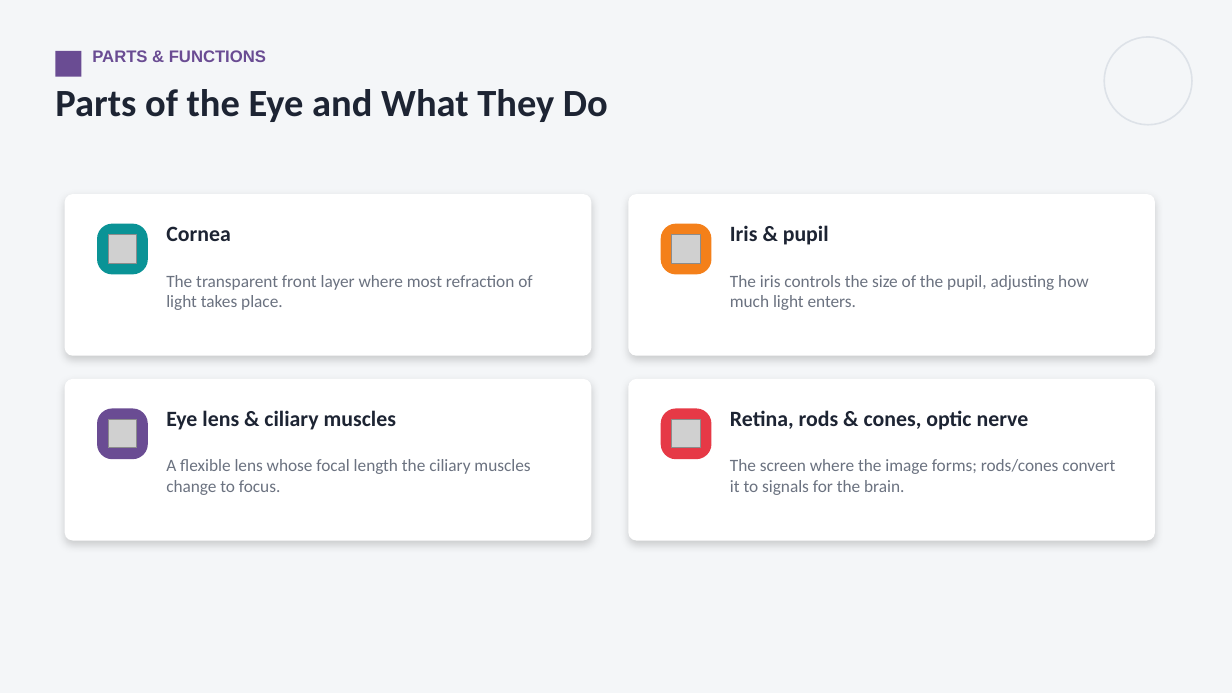
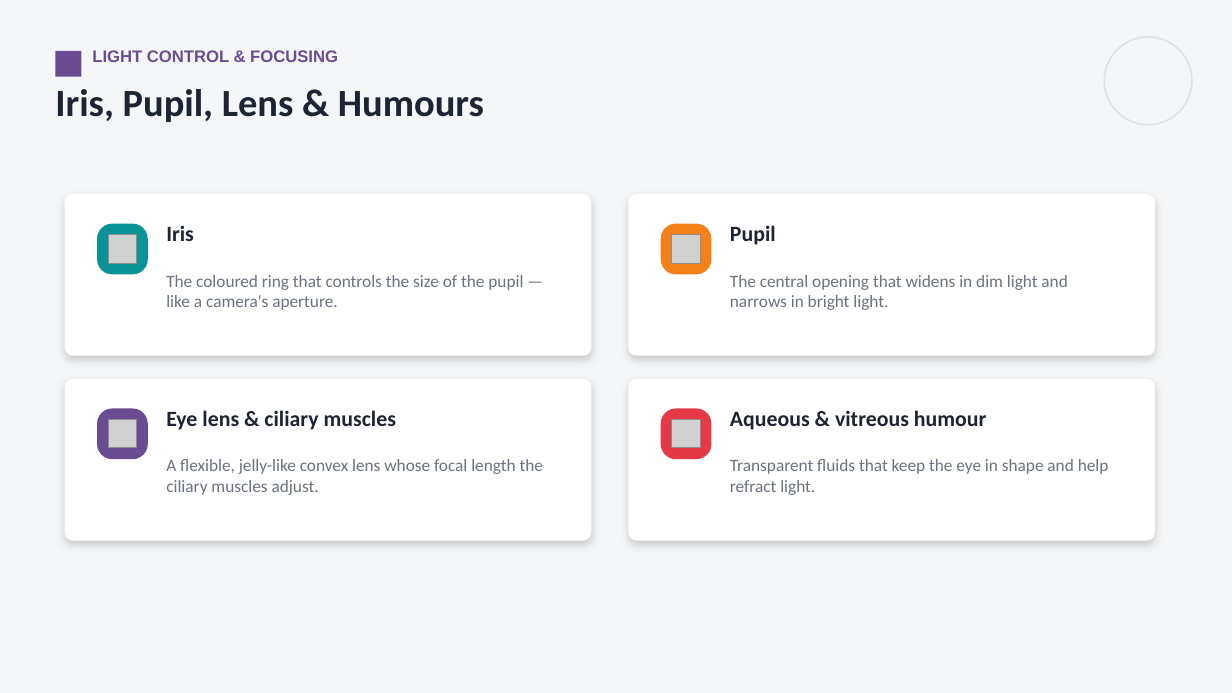
Before and after one commit to parmeshwars2911/MyFirstAR, a slide deck: slide 6 of ppt/TN_Grade10/TN10_S22_Human_Eye.pptx (slide 5 before the commit). Drawn at 1232x693 pixels with LibreOffice and Linux fonts; fonts in the diff are those of the drawing; grey boxes stand for pictures. Boxes give left, top, right and bottom in pixels: in the first picture for what was removed or moved away, otherwise in the second. Text is boxed around its words. In the diff, an @@ line names an element or a change of style, - is before the commit and + after.

```diff
--- a/ppt/TN_Grade10/TN10_S22_Human_Eye.pptx
+++ b/ppt/TN_Grade10/TN10_S22_Human_Eye.pptx
@@ text at [92,50,338,62]: text changed @@
-PARTS & FUNCTIONS
+LIGHT CONTROL & FOCUSING
@@ text at [55,89,484,122]: text changed @@
-Parts of the Eye and What They Do
+Iris, Pupil, Lens & Humours
@@ text at [166,225,194,241]: text changed @@
-Cornea
+Iris
@@ text at [730,225,776,245]: text changed @@
-Iris & pupil
+Pupil
@@ text at [166,275,523,310]: text changed @@
-The transparent front layer where most refraction of light takes place.
+The coloured ring that controls the size of the pupil — like a camera's aperture.
@@ text at [730,275,1067,310]: text changed @@
-The iris controls the size of the pupil, adjusting how much light enters.
+The central opening that widens in dim light and narrows in bright light.
@@ text at [730,410,986,430]: text changed @@
-Retina, rods & cones, optic nerve
+Aqueous & vitreous humour
@@ text at [166,459,543,495]: text changed @@
-A flexible lens whose focal length the ciliary muscles change to focus.
+A flexible, jelly-like convex lens whose focal length the ciliary muscles adjust.
@@ text at [730,459,1109,495]: text changed @@
-The screen where the image forms; rods/cones convert it to signals for the brain.
+Transparent fluids that keep the eye in shape and help refract light.
```
Also in this commit, not shown: 10 other slides changed, 10 slides added, 6 other files.
